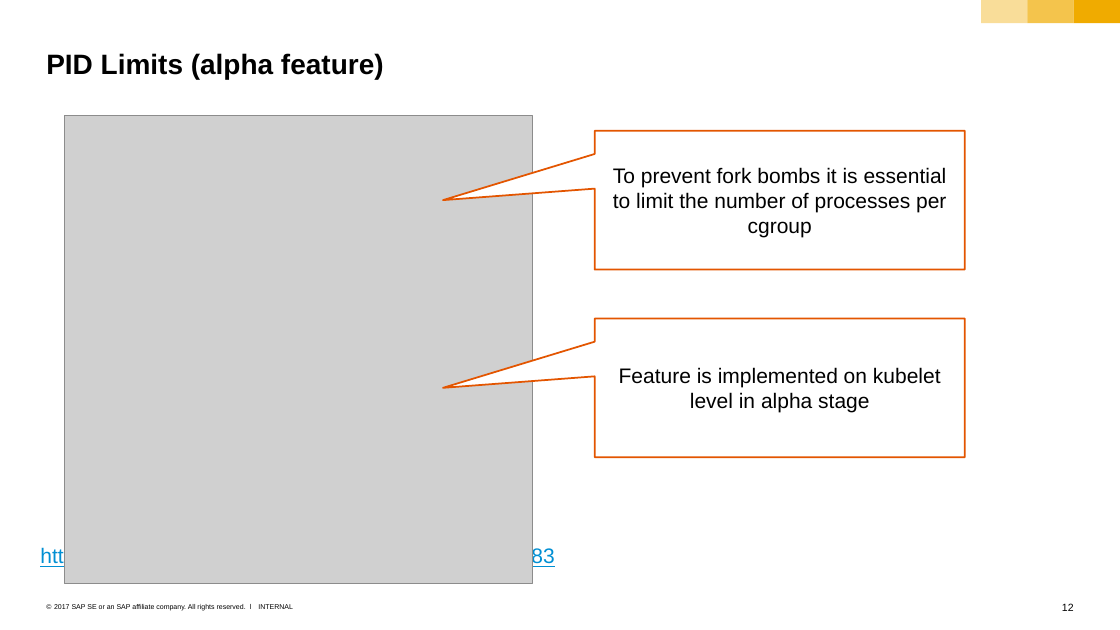
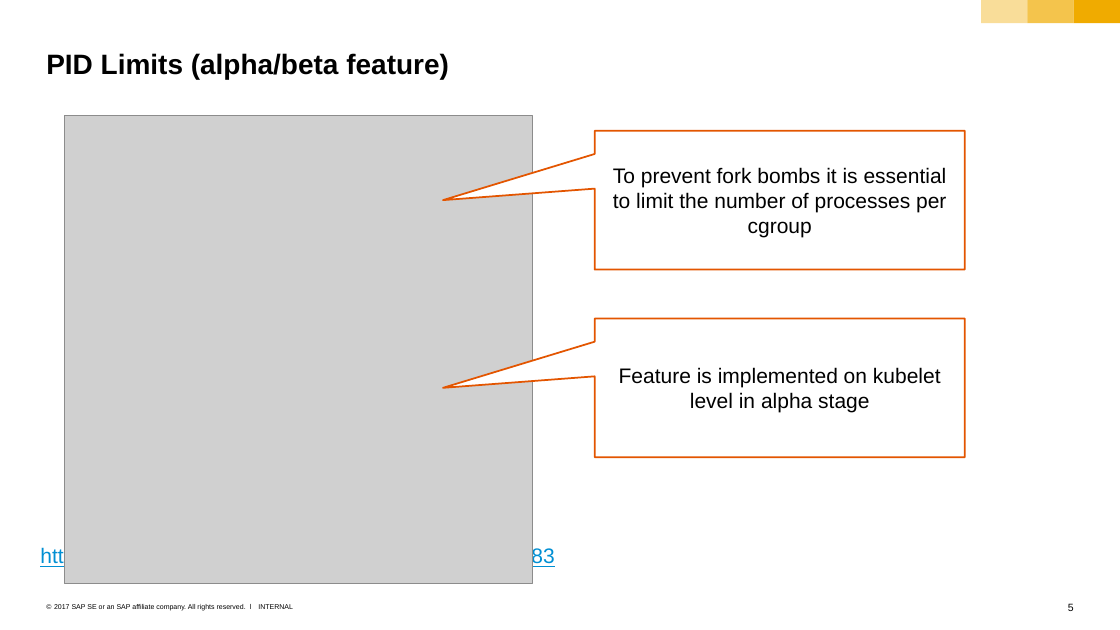
Before and after one commit to cuijiyao01/docker-k8s-training, a slide deck: slide 5 of kubernetes/11_2_security.pptx (slide 12 before the commit). Drawn at 1120x630 pixels with LibreOffice and Linux fonts; fonts in the diff are those of the drawing; grey boxes stand for pictures. Boxes give left, top, right and bottom in pixels: in the first picture for what was removed or moved away, otherwise in the second. Text is boxed around its words. In the diff, an @@ line names an element or a change of style, - is before the commit and + after.

```diff
--- a/kubernetes/11_2_security.pptx
+++ b/kubernetes/11_2_security.pptx
@@ title at (46,53,449,79): text changed @@
-PID Limits (alpha feature)
+PID Limits (alpha/beta feature)
@@ page number at (1068,603,1074,611): text changed @@
-12
+5
```
Also in this commit, not shown: 1 other slide changed, 10 slides removed, 3 other files.
